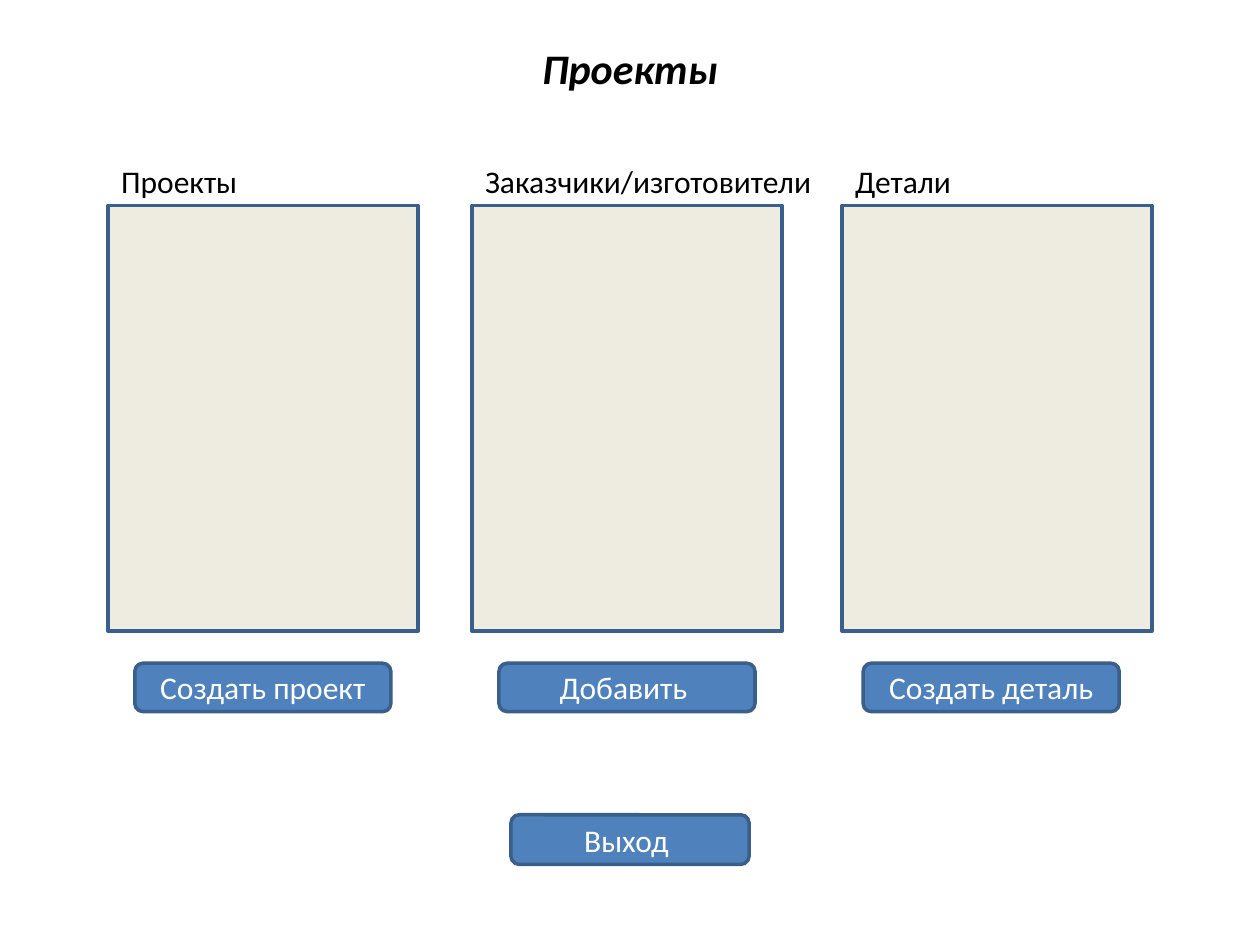
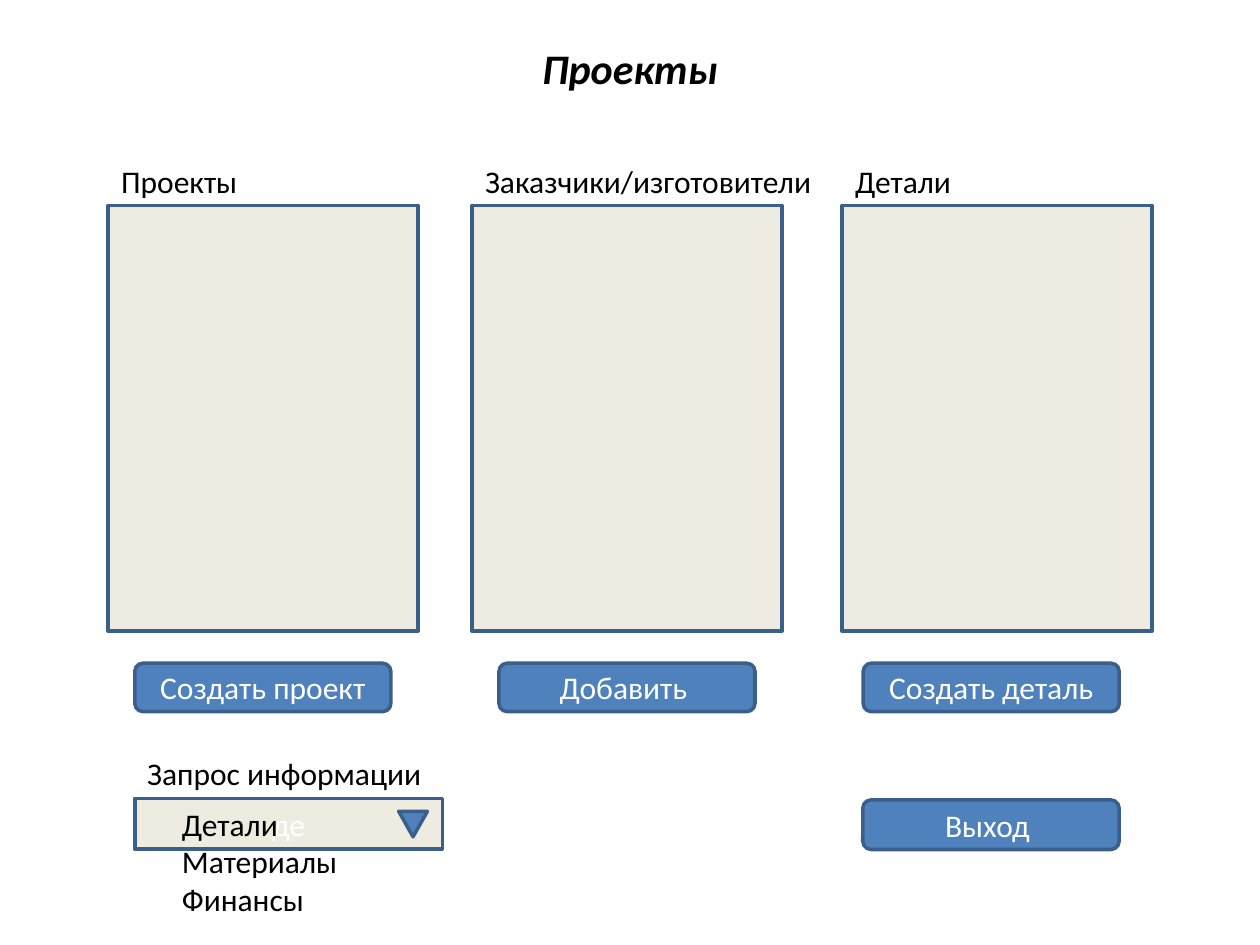
Before and after one commit to ytsep/projects_TPI, a slide deck: slide 1 of ПроектыТПИ.pptx (slide 2 before the commit). Drawn at 1260x945 pixels with LibreOffice and Linux fonts; fonts in the diff are those of the drawing. Boxes give left, top, right and bottom in pixels: in the first picture for what was removed or moved away, otherwise in the second. Text is boxed around its words. In the diff, an @@ line names an element or a change of style, - is before the commit and + after.

```diff
--- a/ПроектыТПИ.pptx
+++ b/ПроектыТПИ.pptx
@@ text added at (x1=147, y1=763, x2=421, y2=791), 18 pt, text #000000 @@
+Запрос информации
@@ rectangle added at (x1=135, y1=799, x2=442, y2=849), fill #EEECE1, outline #3A5F8C 2 pt, 18 pt, text #FFFFFF @@
+де
@@ rounded rectangle "Выход" resized from (x1=512, y1=815, x2=750, y2=864) to (x1=863, y1=800, x2=1119, y2=849) @@
@@ text added at (x1=182, y1=815, x2=337, y2=912), 18 pt, text #000000 @@
+Детали
+Материалы
+Финансы
@@ flow chart merge added at (x1=398, y1=811, x2=427, y2=837), fill #4F81BD, outline #3A5F8C 2 pt @@
```
Also in this commit, not shown: 1 other slide changed, 2 slides added.
